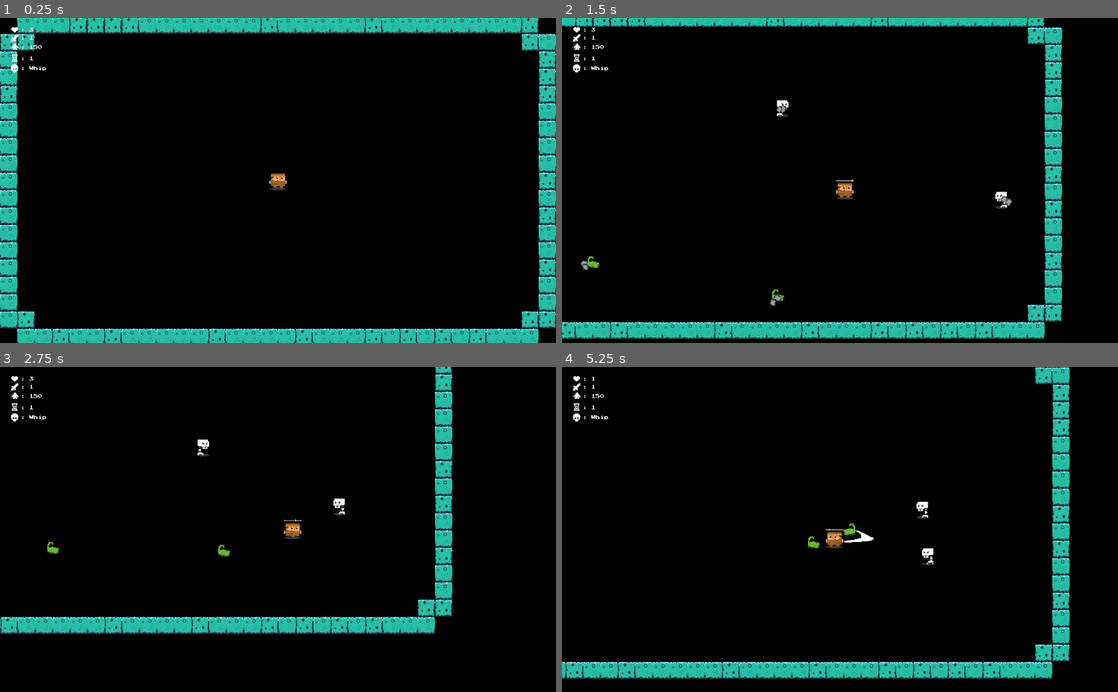
Above: before the commit, frames 1-4 (two rows, left to right).
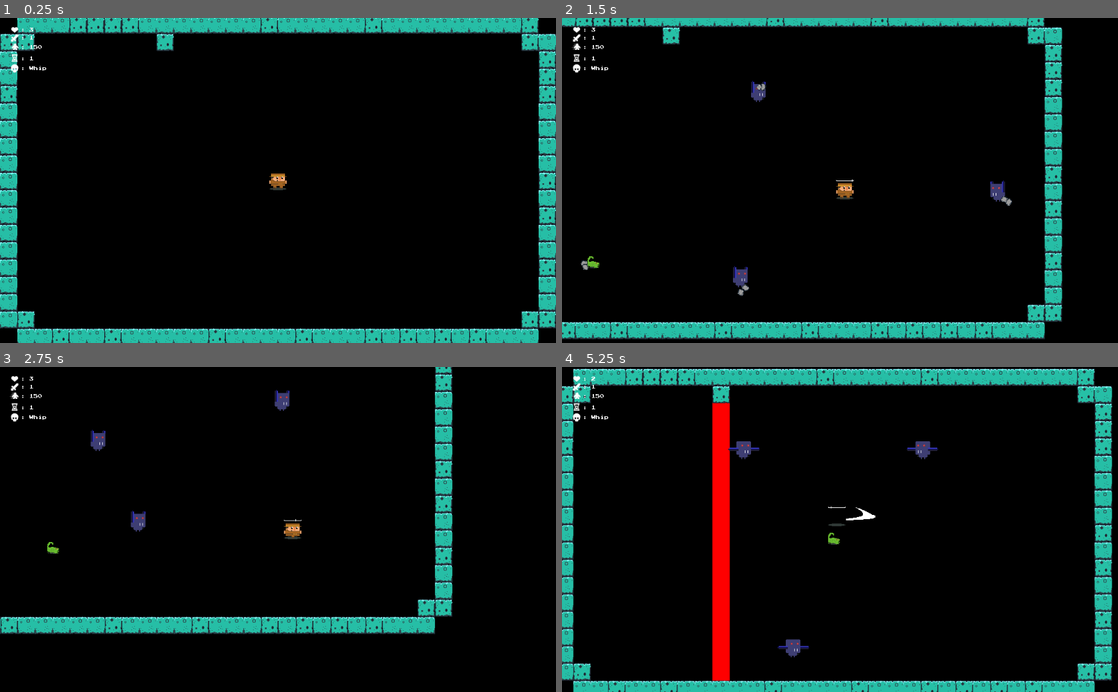
Above: after the commit, the same moments.

Repository: mcerdeira/curse-of-the-rogue
Game: Godot game, scene res://scenes/Main.tscn
Two runs of this game, one before a commit and one after it. Both use one fixed random seed, a clock stepped at 60 frames per second and the inputs below.
Inputs (mouse positions are in pixels of both pictures, inside the frame that each line leads up to):
- Up to frame 1 (0.25 s): no input
- Up to frame 2 (1.5 s): move the mouse to (962, 164) at 0.52 s; press the mouse at (962, 164) at 0.53 s; hold D (right) 0.53-1.28 s; move the mouse to (728, 196) at 1.27 s; release the mouse at (728, 196) at 1.28 s; hold S (down) from 1.28 s (still down); right-click (728, 196) at 1.35 s
- Up to frame 3 (2.75 s): move the mouse to (333, 458) at 2.02 s; release S (down) at 2.03 s; press the mouse at (333, 458) at 2.03 s; hold D (right) from 2.03 s (still down)
- Up to frame 4 (5.25 s): move the mouse to (812, 594) at 2.77 s; release D (right) at 2.78 s; release the mouse at (812, 594) at 2.78 s; hold W (up) 2.78-3.53 s; right-click (812, 594) at 2.85 s; move the mouse to (1006, 578) at 3.52 s; press the mouse at (1006, 578) at 3.53 s; hold A (left) 3.53-5.03 s; move the mouse to (673, 480) at 4.27 s; release the mouse at (673, 480) at 4.28 s; right-click (673, 480) at 4.35 s; move the mouse to (867, 529) at 5.02 s; press the mouse at (867, 529) at 5.03 s; hold S (down) from 5.03 s (still down)

The runs differ from the first frame. In frame 1, 0.2% of the frame differs, in the area x 28-32%, y 4-11%; in frame 2, 0.8%; in frame 3, 0.6%; in frame 4, 25%, in the area x 0-99%, y 0-100%.

Commit message:
Lots of coso

Diff:
--- a/src/scenes/Enemy.gd
+++ b/src/scenes/Enemy.gd
@@ -122,8 +122,18 @@
 		$sprite.scale.x = -1
 
 func set_type():
-	enemy_type = Global.pick_random(["scorpion", "skeleton"])
+	enemy_type = Global.pick_random(["scorpion", "skeleton", "bat"])
 	$sprite.animation = enemy_type
+	if enemy_type == "bat":
+		shoot_ttl_total = 0
+		shoot_ttl = shoot_ttl_total
+		shoot_type = false
+		speed = 200
+		speed_total = 200
+		life = 1
+		dmg = 1
+		chase_player = false
+
 	if enemy_type == "scorpion":
 		shoot_ttl_total = 0
 		shoot_ttl = shoot_ttl_total
--- a/src/scenes/Enemy.tscn
+++ b/src/scenes/Enemy.tscn
@@ -11,6 +11,9 @@
 [ext_resource path="res://sprites/skele_spr_2.png" type="Texture" id=9]
 [ext_resource path="res://sprites/skele_spr_1.png" type="Texture" id=10]
 [ext_resource path="res://sprites/skele_shadow.png" type="Texture" id=11]
+[ext_resource path="res://sprites/bat_spr_0.png" type="Texture" id=12]
+[ext_resource path="res://sprites/bat_spr_1.png" type="Texture" id=13]
+[ext_resource path="res://sprites/bat_spr_2.png" type="Texture" id=14]
 
 [sub_resource type="RectangleShape2D" id=1]
 
@@ -29,6 +32,11 @@
 
 [sub_resource type="SpriteFrames" id=2]
 animations = [ {
+"frames": [ ExtResource( 13 ), ExtResource( 12 ), ExtResource( 14 ) ],
+"loop": true,
+"name": "bat",
+"speed": 5.0
+}, {
 "frames": [ ExtResource( 2 ), ExtResource( 3 ), ExtResource( 4 ) ],
 "loop": true,
 "name": "scorpion",
@@ -65,8 +73,7 @@
 
 [node name="sprite" type="AnimatedSprite" parent="."]
 frames = SubResource( 2 )
-animation = "scorpion"
-frame = 1
+animation = "sign"
 playing = true
 
 [node name="collider2" type="CollisionShape2D" parent="."]
--- a/src/scenes/HUD.gd
+++ b/src/scenes/HUD.gd
@@ -1,5 +1,5 @@
 extends Node2D
-
+var game_over_visible = 7
 var space = "       : "
 
 func _ready():
@@ -7,7 +7,11 @@
 
 func _physics_process(delta):
 	if Global.GAME_OVER:
-		$game_over.visible = true
+		game_over_visible -= 1 * delta
+		if game_over_visible > 0:
+			$game_over.visible = true
+		else:
+			$game_over.visible = false
 
 	$hud_weapon.text = str(space) + Global.primary_wheapon
 	$hud_health.text = str(space) + str(Global.health)
--- a/src/scenes/Main.tscn
+++ b/src/scenes/Main.tscn
@@ -10,6 +10,8 @@
 [ext_resource path="res://sprites/hourglass.png" type="Texture" id=8]
 [ext_resource path="res://sprites/character_place.png.png" type="Texture" id=9]
 [ext_resource path="res://sprites/skull.png" type="Texture" id=10]
+[ext_resource path="res://scenes/MegaRay.tscn" type="PackedScene" id=11]
+[ext_resource path="res://scenes/MegaRayH.tscn" type="PackedScene" id=12]
 
 [sub_resource type="DynamicFont" id=1]
 size = 8
@@ -93,12 +95,29 @@
 [node name="Player" parent="." instance=ExtResource( 1 )]
 position = Vector2( 512, 303 )
 
+[node name="MegaRay" parent="." instance=ExtResource( 11 )]
+position = Vector2( 512, 560 )
+rotation = -3.14159
+
+[node name="MegaRay2" parent="." instance=ExtResource( 11 )]
+position = Vector2( 304, 48 )
+
+[node name="MegaRay3" parent="." instance=ExtResource( 11 )]
+position = Vector2( 720, 48 )
+
+[node name="MegaRayH" parent="." instance=ExtResource( 12 )]
+position = Vector2( 48, 208 )
+
+[node name="MegaRayH2" parent="." instance=ExtResource( 12 )]
+position = Vector2( 976, 401 )
+rotation = 3.14159
+
 [node name="Walls" parent="." instance=ExtResource( 2 )]
 
 [node name="EnemySpawn" parent="." instance=ExtResource( 4 )]
 
 [node name="pos0" type="Position2D" parent="EnemySpawn"]
-position = Vector2( 496, 536 )
+position = Vector2( 437, 517 )
 
 [node name="pos1" type="Position2D" parent="EnemySpawn"]
 position = Vector2( 147, 286 )
@@ -107,7 +126,7 @@
 position = Vector2( 196, 98 )
 
 [node name="pos3" type="Position2D" parent="EnemySpawn"]
-position = Vector2( 498, 67 )
+position = Vector2( 557, 155 )
 
 [node name="pos4" type="Position2D" parent="EnemySpawn"]
 position = Vector2( 896, 250 )
@@ -146,7 +165,7 @@
 position = Vector2( 232, 368 )
 
 [node name="pos16" type="Position2D" parent="EnemySpawn"]
-position = Vector2( 504, 176 )
+position = Vector2( 467, 135 )
 
 [node name="pos17" type="Position2D" parent="EnemySpawn"]
 position = Vector2( 520, 424 )
--- /dev/null
+++ b/src/scenes/MegaRay.gd
@@ -0,0 +1,42 @@
+extends KinematicBody2D
+var shoot_delay = 0
+var shoot_delay_total = 0
+var dmg = 3
+var shooting = 0
+var shooting_total = 3
+
+func area_on(val):
+	$area.visible = val
+	$area/collider.set_deferred("disabled", !val)
+
+func _ready():
+	if !Global.pick_random([false, false, true]):
+		queue_free()
+	else:
+		shoot_delay_total = Global.pick_random([5, 8, 10])
+		shoot_delay = shoot_delay_total
+		area_on(false)
+
+func _physics_process(delta):
+	if shooting <= 0:
+		shoot_delay -= 1 * delta
+		if shoot_delay <= 0:
+			shoot_delay = shoot_delay_total
+			shoot()
+	else:
+		shooting -= 1 * delta
+		if shooting <= 0:
+			area_on(false)
+
+func shoot():
+	area_on(true)
+	shooting = shooting_total
+
+func _on_area_body_entered(body):
+	if shooting > 0:
+		if body.is_in_group("players"):
+			body.hit(dmg, self)
+
+func _on_area_area_entered(area):
+	if area.is_in_group("enemies"):
+		area.get_parent().hit(get_parent(), dmg)
--- /dev/null
+++ b/src/scenes/MegaRay.tscn
@@ -0,0 +1,49 @@
+[gd_scene load_steps=8 format=2]
+
+[ext_resource path="res://sprites/floor_spr_0.png" type="Texture" id=1]
+[ext_resource path="res://scenes/MegaRay.gd" type="Script" id=2]
+[ext_resource path="res://sprites/lava.png" type="Texture" id=3]
+
+[sub_resource type="RectangleShape2D" id=3]
+extents = Vector2( 16, 605 )
+
+[sub_resource type="SpriteFrames" id=4]
+animations = [ {
+"frames": [ ExtResource( 3 ) ],
+"loop": true,
+"name": "default",
+"speed": 5.0
+} ]
+
+[sub_resource type="SpriteFrames" id=5]
+animations = [ {
+"frames": [ ExtResource( 1 ) ],
+"loop": true,
+"name": "default",
+"speed": 5.0
+} ]
+
+[sub_resource type="RectangleShape2D" id=6]
+extents = Vector2( 16, 16 )
+
+[node name="MegaRay" type="KinematicBody2D"]
+script = ExtResource( 2 )
+
+[node name="area" type="Area2D" parent="."]
+
+[node name="collider" type="CollisionShape2D" parent="area"]
+position = Vector2( 0, 621 )
+shape = SubResource( 3 )
+
+[node name="sprite" type="AnimatedSprite" parent="area"]
+position = Vector2( 0, 268 )
+frames = SubResource( 4 )
+
+[node name="sprite" type="AnimatedSprite" parent="."]
+frames = SubResource( 5 )
+
+[node name="collider" type="CollisionShape2D" parent="."]
+shape = SubResource( 6 )
+
+[connection signal="area_entered" from="area" to="." method="_on_area_area_entered"]
+[connection signal="body_entered" from="area" to="." method="_on_area_body_entered"]
--- /dev/null
+++ b/src/scenes/MegaRayH.tscn
@@ -0,0 +1,50 @@
+[gd_scene load_steps=8 format=2]
+
+[ext_resource path="res://scenes/MegaRay.gd" type="Script" id=1]
+[ext_resource path="res://sprites/floor_spr_0.png" type="Texture" id=2]
+[ext_resource path="res://sprites/lava_H.png" type="Texture" id=3]
+
+[sub_resource type="RectangleShape2D" id=3]
+extents = Vector2( 361.5, 16 )
+
+[sub_resource type="SpriteFrames" id=4]
+animations = [ {
+"frames": [ ExtResource( 3 ) ],
+"loop": true,
+"name": "default",
+"speed": 5.0
+} ]
+
+[sub_resource type="SpriteFrames" id=5]
+animations = [ {
+"frames": [ ExtResource( 2 ) ],
+"loop": true,
+"name": "default",
+"speed": 5.0
+} ]
+
+[sub_resource type="RectangleShape2D" id=6]
+extents = Vector2( 16, 16 )
+
+[node name="MegaRayH" type="KinematicBody2D"]
+position = Vector2( 720, 48 )
+script = ExtResource( 1 )
+
+[node name="area" type="Area2D" parent="."]
+
+[node name="collider" type="CollisionShape2D" parent="area"]
+position = Vector2( 345, 0 )
+shape = SubResource( 3 )
+
+[node name="sprite" type="AnimatedSprite" parent="area"]
+position = Vector2( 496, 0 )
+frames = SubResource( 4 )
+
+[node name="sprite" type="AnimatedSprite" parent="."]
+frames = SubResource( 5 )
+
+[node name="collider" type="CollisionShape2D" parent="."]
+shape = SubResource( 6 )
+
+[connection signal="area_entered" from="area" to="." method="_on_area_area_entered"]
+[connection signal="body_entered" from="area" to="." method="_on_area_body_entered"]
Not shown: 1 places in src/scenes/Enemy.tscn that only renumber resources
Not shown: 1 places in src/scenes/Main.tscn that only renumber resources
Binary file added: src/sprites/lava.png
Not shown, added: src/sprites/lava.png.import
Binary file added: src/sprites/lava_H.png
Not shown, added: src/sprites/lava_H.png.import
